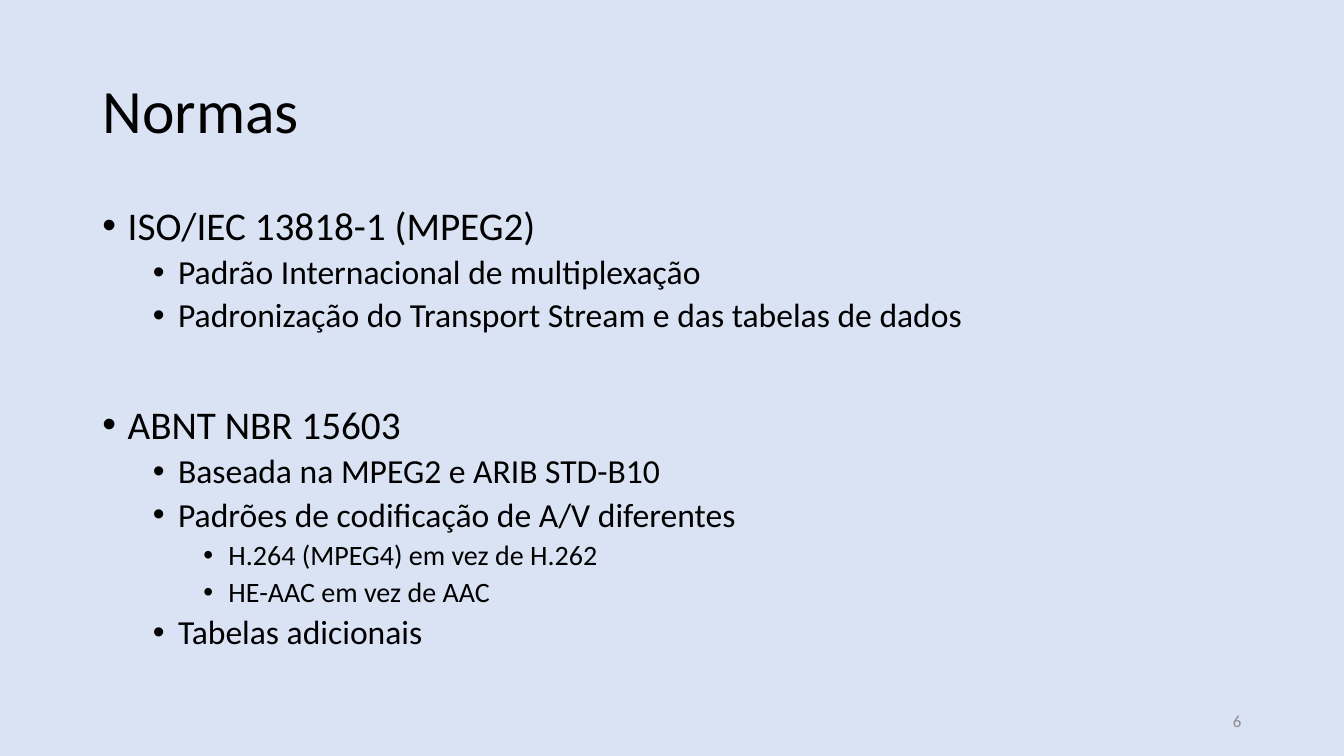
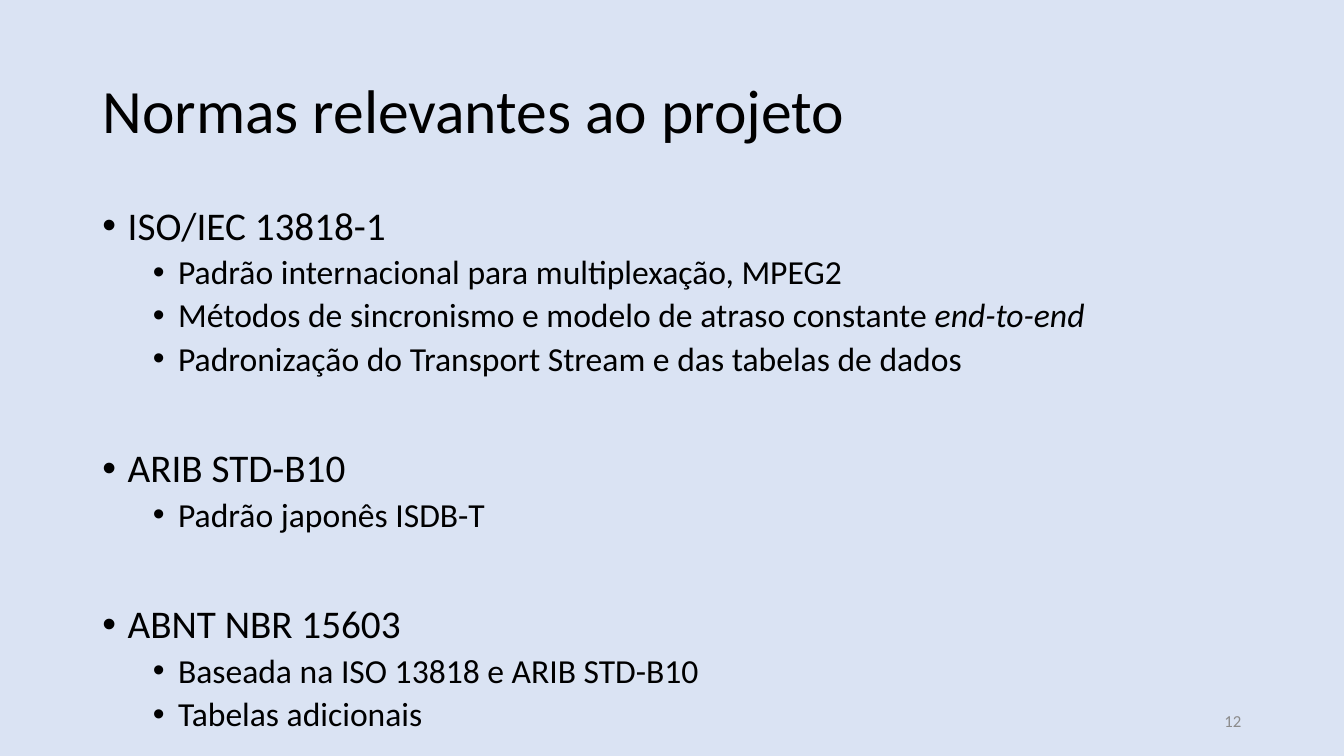
Before and after one commit to nasall2/TCC, a slide deck: slide 12 of relatorio/abntex2-modelos-1.9.2/figuras/apresentacao.pptx (slide 6 before the commit). Drawn at 1344x756 pixels with LibreOffice and Linux fonts; fonts in the diff are those of the drawing. Boxes give left, top, right and bottom in pixels: in the first picture for what was removed or moved away, otherwise in the second. Text is boxed around its words. In the diff, an @@ line names an element or a change of style, - is before the commit and + after.

```diff
--- a/relatorio/abntex2-modelos-1.9.2/figuras/apresentacao.pptx
+++ b/relatorio/abntex2-modelos-1.9.2/figuras/apresentacao.pptx
@@ title at (102,90,844,144): text changed @@
-Normas
+Normas relevantes ao projeto
@@ text at (128,212,1085,328): text changed @@
-• ISO/IEC 13818-1 (MPEG2)
-  • Padrão Internacional de multiplexação
+• ISO/IEC 13818-1
+  • Padrão internacional para multiplexação, MPEG2
+  • Métodos de sincronismo e modelo de atraso constante end-to-end
@@ text at (128,456,484,533): paragraphs added @@
+• ARIB STD-B10
+  • Padrão japonês ISDB-T
@@ text at (178,659,699,684): text changed @@
-  • Baseada na MPEG2 e ARIB STD-B10
-  • Padrões de codificação de A/V diferentes
-    • H.264 (MPEG4) em vez de H.262
-    • HE-AAC em vez de AAC
+  • Baseada na ISO 13818 e ARIB STD-B10
@@ page number at (1224,716,1241,727): text changed @@
-6
+12
```
Also in this commit, not shown: 28 other slides changed, 10 slides added, 3 slides removed.
